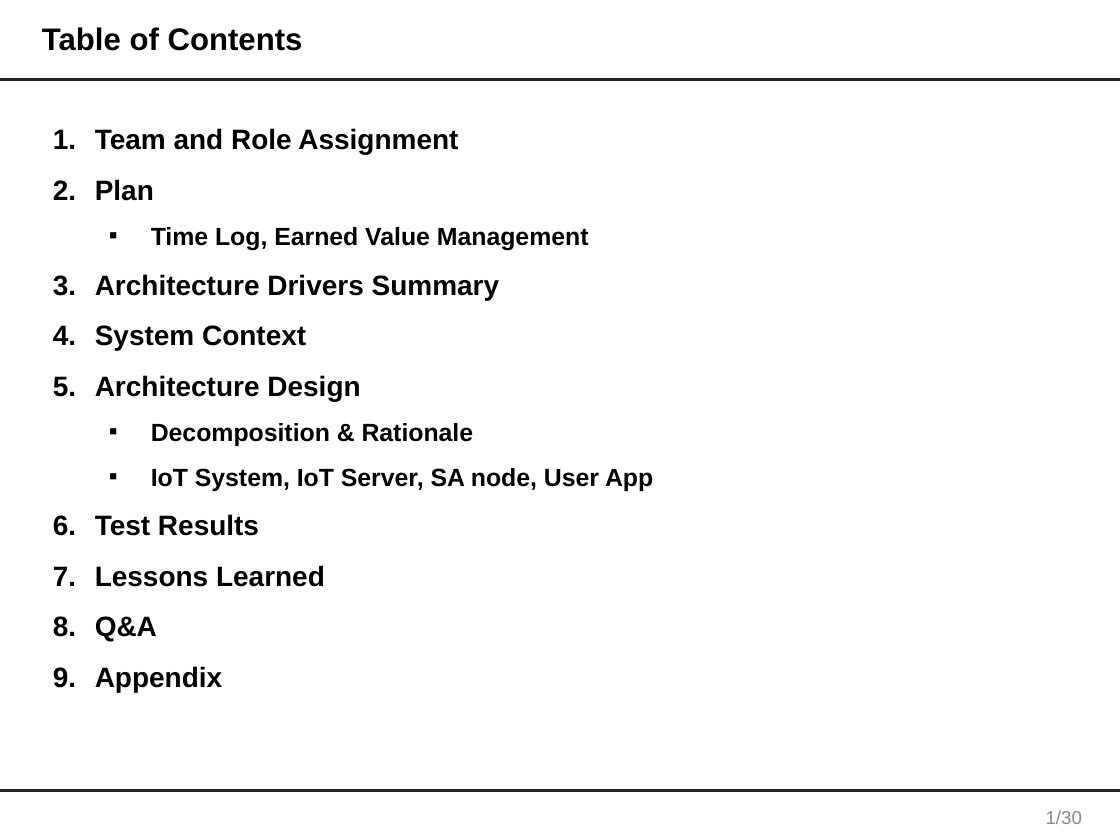
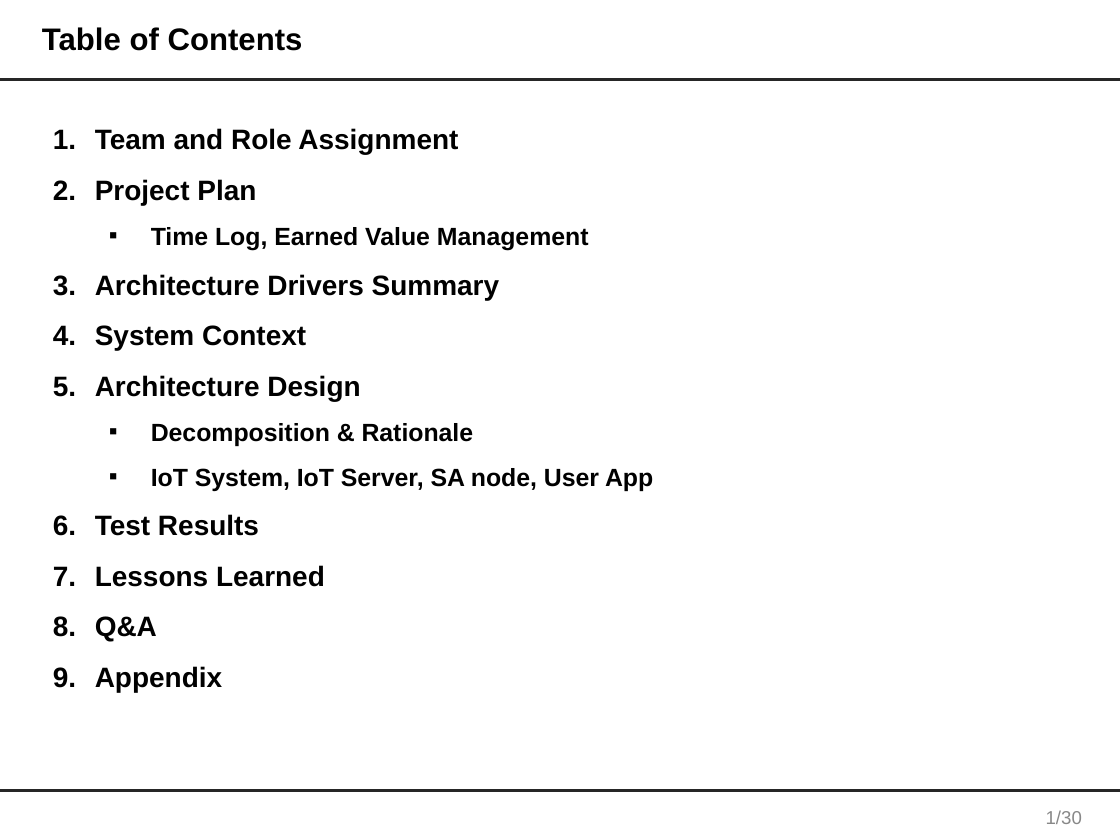
Before and after one commit to junggil/2015_CMU_StudioProject, a slide deck: slide 2 of DOCS/2015-06-24/Team1 Final presentation V0.1.pptx. Drawn at 1120x840 pixels with LibreOffice and Linux fonts; fonts in the diff are those of the drawing. Boxes give left, top, right and bottom in pixels: in the first picture for what was removed or moved away, otherwise in the second. Text is boxed around its words. In the diff, an @@ line names an element or a change of style, - is before the commit and + after.

```diff
--- a/DOCS/2015-06-24/Team1 Final presentation V0.1.pptx
+++ b/DOCS/2015-06-24/Team1 Final presentation V0.1.pptx
@@ text at (95, 179, 256, 205): text changed @@
-2. Plan
+2. Project Plan
```
Also in this commit, not shown: 7 other slides changed.
